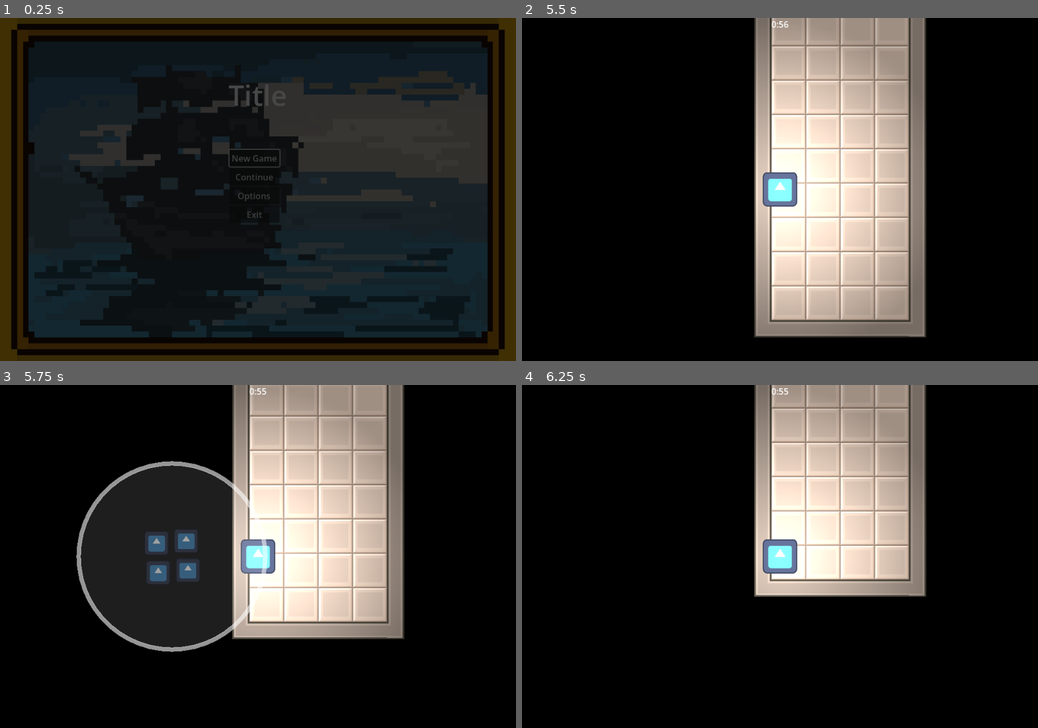
Above: before the commit, frames 1-4 (two rows, left to right).
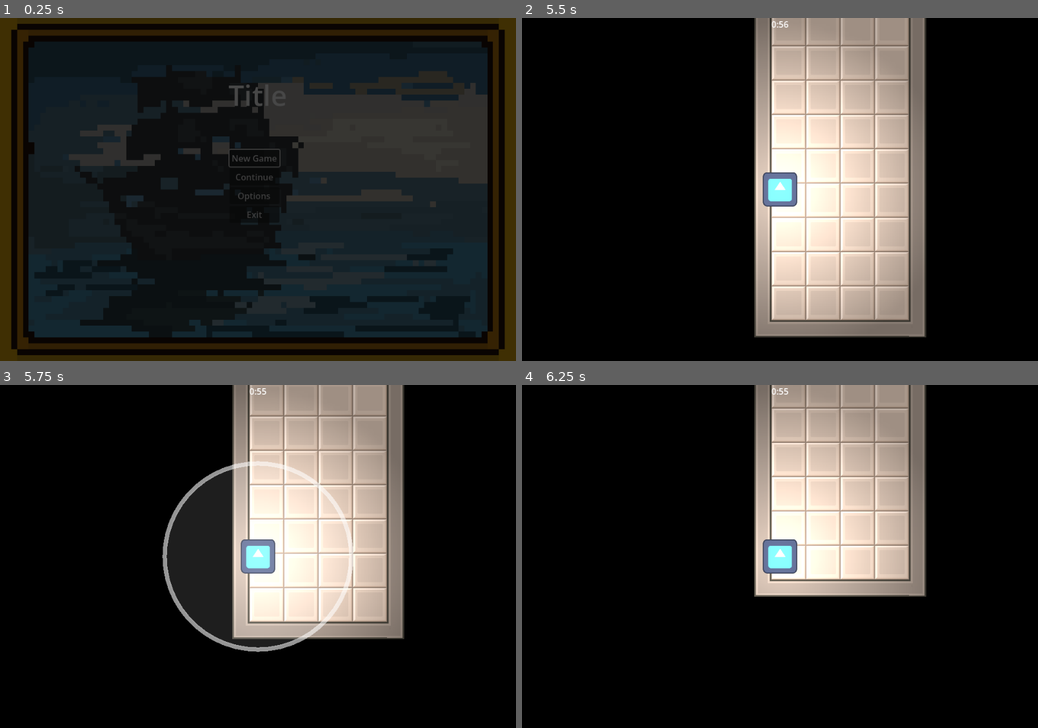
Above: after the commit, the same moments.

Repository: Jakepc007/wildjam-91
Game: Godot game, scene res://menus/scene_manager.tscn
The game is run twice, just before and just after one commit, with the same random seed, the same clock (stepped at 60 frames per second) and the same inputs. The engine's default icon, where the game draws it, is replaced by a stand-in: a white triangle on a blue panel in a dark square.
Inputs (mouse positions are in pixels of both pictures, inside the frame that each line leads up to):
- Up to frame 1 (0.25 s): no input
- Up to frame 2 (5.5 s): click "New Game" at 0.5 s; click "New Game" at 1.25 s; move the mouse to (754, 258) at 2.02 s; hold W (ui_up) 2.03-2.75 s; hold E (interact) 2.03-2.75 s; click (754, 258) at 2.17 s; drag from (934, 240) to (681, 179) at 2.77 s; move the mouse to (625, 138) at 3.52 s; hold A (left) 3.53-4.25 s; hold E (interact) 3.53-4.25 s; click (625, 138) at 3.67 s; tap Enter at 4.25 s; drag from (805, 189) to (681, 206) at 4.27 s; move the mouse to (702, 103) at 5.02 s; hold S (down) from 5.03 s (still down); hold E (interact) from 5.03 s (still down); click (702, 103) at 5.17 s
- Up to frame 3 (5.75 s): keep holding S (down); keep holding E (interact); tap Tab (inventory) at 5.65 s
- Up to frame 4 (6.25 s): release S (down) at 5.75 s; release E (interact) at 5.75 s; drag from (893, 539) to (681, 573) at 5.77 s

Frames 1-2 are identical in both runs. In frame 3, 12% of the frame differs, in the area x 14-69%, y 22-78%; in frame 4, nothing differs.

Commit message:
Fix issues with inventory ring

Diff:
--- a/inventory_ring.gd
+++ b/inventory_ring.gd
@@ -8,6 +8,7 @@
 
 var acc := 0.
 var pickups := []
+var pickup_item_types := {}  # instance_id -> ItemStats.Item
 var closest_pickup_to_mouse = null
 var grabbed_pickup = null
 
@@ -16,8 +17,6 @@
 		connect_to_player()
 	else:
 		Global.player_ready.connect(connect_to_player)
-	for child in get_children():
-		pickups.append(child)
 
 func connect_to_player():
 	Global.player.add_pickup.connect(add_pickup)
@@ -32,6 +31,7 @@
 		randf_range(-50, 50)
 	)
 	add_child(inventory_pickup)
+	pickup_item_types[inventory_pickup.get_instance_id()] = item
 	pickups.append(inventory_pickup)
 
 func _process(delta: float):
@@ -110,11 +110,18 @@
 	if event is InputEventMouseButton and event.button_index == MOUSE_BUTTON_LEFT and not event.is_pressed():
 		if grabbed_pickup:
 			if grabbed_pickup.position.length() > 200.:
-				# remove the pickup from the inventory of the player and the pickups array
-				player.inventory.erase(grabbed_pickup)
+				var item_type = pickup_item_types.get(grabbed_pickup.get_instance_id())
+				pickup_item_types.erase(grabbed_pickup.get_instance_id())
+				# remove the matching item from the player's inventory
+				for i in range(player.inventory.size()):
+					if player.inventory[i].get("item") == item_type:
+						player.current_inventory_weight -= ItemStats.get_item(item_type).weight
+						player.inventory.remove_at(i)
+						break
 				pickups.erase(grabbed_pickup)
 				grabbed_pickup.queue_free()
 				var pickup = pickup_scene.instantiate()
+				pickup.item = item_type
 				pickup.position = player.position + Vector2(
 					randf_range(-20, 20),
 					randf_range(-20, 20)
--- a/level.gd
+++ b/level.gd
@@ -31,6 +31,7 @@
 	player = player_scene.instantiate()
 	add_child(player)
 	player.position = spawn_position.position
+	player.exit_position = exit_position.position
 	player.connect("InventoryUpdated", on_inventory_updated)
 
 	var camera = camera_scene.instantiate()
--- a/player.gd
+++ b/player.gd
@@ -2,6 +2,7 @@
 
 # TODO: JKM this needs to be an actual representation of inventory items through some class or something
 signal InventoryUpdated(inventory: Array)
+signal add_pickup(item) # sent out so the inventory ring can listen, wherever it is
 
 const VELOCITY_ACC := 50.
 const MAX_INVENTORY_CAPACITY := 10.
@@ -12,12 +13,11 @@
 
 @export var inventory_ring: InventoryRing = null
 
-signal add_pickup(item) # sent out so the inventory ring can listen, wherever it is
-
-# TODO: move inventory into separate script
 var overlapping_pickups: Array = []
 var inventory: Array = []
 var current_inventory_weight := 0.0
+var exit_position: Vector2
+
 static var closest_pickup: Pickup = null
 
 func _physics_process(delta: float):
@@ -59,13 +59,13 @@
 		if closest_pickup:
 			var closest_stats = ItemStats.get_item(closest_pickup.item)
 			if current_inventory_weight + closest_stats.weight <= MAX_INVENTORY_CAPACITY:
+				var item_type = closest_pickup.item
 				inventory.append(closest_pickup.duplicate())
 				overlapping_pickups.erase(closest_pickup)
 				# TODO: handle pickup logic within pickup.gd
 				closest_pickup.queue_free()
 				current_inventory_weight += closest_stats.weight
-				#inventory_ring.add_pickup(closest_pickup)
-				add_pickup.emit(closest_pickup)
+				add_pickup.emit(item_type)
 			else:
 				print("you're full")
 
--- a/ui.tscn
+++ b/ui.tscn
@@ -1,11 +1,7 @@
 [gd_scene format=3 uid="uid://cuftuundgmu5e"]
 
 [ext_resource type="Script" uid="uid://6g2houfyr2lr" path="res://inventory_ring.gd" id="1_27fn8"]
-[ext_resource type="Script" uid="uid://yte2vbq8136b" path="res://inventory_pickup.gd" id="2_nltto"]
-[ext_resource type="Texture2D" uid="uid://m0n6fbd2d6ry" path="res://icon.svg" id="3_ibotj"]
 [ext_resource type="Script" uid="uid://doqcxb440gqpk" path="res://Levels/level_timer.gd" id="4_nltto"]
-
-[sub_resource type="CircleShape2D" id="CircleShape2D_272bh"]
 
 [node name="UI" type="CanvasLayer" unique_id=898739090]
 
@@ -17,49 +13,8 @@
 
 [node name="InventoryRing" type="Node2D" parent="Inventory" unique_id=1137949563]
 modulate = Color(1, 1, 1, 0)
-position = Vector2(320, 320)
+position = Vector2(480, 320)
 script = ExtResource("1_27fn8")
-
-[node name="InventoryPickup" type="Area2D" parent="Inventory/InventoryRing" unique_id=619133826]
-position = Vector2(-48, -32)
-script = ExtResource("2_nltto")
-
-[node name="CollisionShape2D" type="CollisionShape2D" parent="Inventory/InventoryRing/InventoryPickup" unique_id=1483358572]
-shape = SubResource("CircleShape2D_272bh")
-
-[node name="Sprite2D" type="Sprite2D" parent="Inventory/InventoryRing/InventoryPickup" unique_id=156664174]
-scale = Vector2(0.35, 0.35)
-texture = ExtResource("3_ibotj")
-
-[node name="InventoryPickup2" type="Area2D" parent="Inventory/InventoryRing" unique_id=1830470619]
-position = Vector2(120, -48)
-
-[node name="CollisionShape2D" type="CollisionShape2D" parent="Inventory/InventoryRing/InventoryPickup2" unique_id=1516753634]
-shape = SubResource("CircleShape2D_272bh")
-
-[node name="Sprite2D" type="Sprite2D" parent="Inventory/InventoryRing/InventoryPickup2" unique_id=2068244549]
-scale = Vector2(0.35, 0.35)
-texture = ExtResource("3_ibotj")
-
-[node name="InventoryPickup3" type="Area2D" parent="Inventory/InventoryRing" unique_id=982351571]
-position = Vector2(-80, 120)
-
-[node name="CollisionShape2D" type="CollisionShape2D" parent="Inventory/InventoryRing/InventoryPickup3" unique_id=801206484]
-shape = SubResource("CircleShape2D_272bh")
-
-[node name="Sprite2D" type="Sprite2D" parent="Inventory/InventoryRing/InventoryPickup3" unique_id=1052233526]
-scale = Vector2(0.35, 0.35)
-texture = ExtResource("3_ibotj")
-
-[node name="InventoryPickup4" type="Area2D" parent="Inventory/InventoryRing" unique_id=2095619966]
-position = Vector2(144, 80)
-
-[node name="CollisionShape2D" type="CollisionShape2D" parent="Inventory/InventoryRing/InventoryPickup4" unique_id=28119311]
-shape = SubResource("CircleShape2D_272bh")
-
-[node name="Sprite2D" type="Sprite2D" parent="Inventory/InventoryRing/InventoryPickup4" unique_id=893742501]
-scale = Vector2(0.35, 0.35)
-texture = ExtResource("3_ibotj")
 
 [node name="Label" type="Label" parent="." unique_id=443659898]
 anchors_preset = 10
